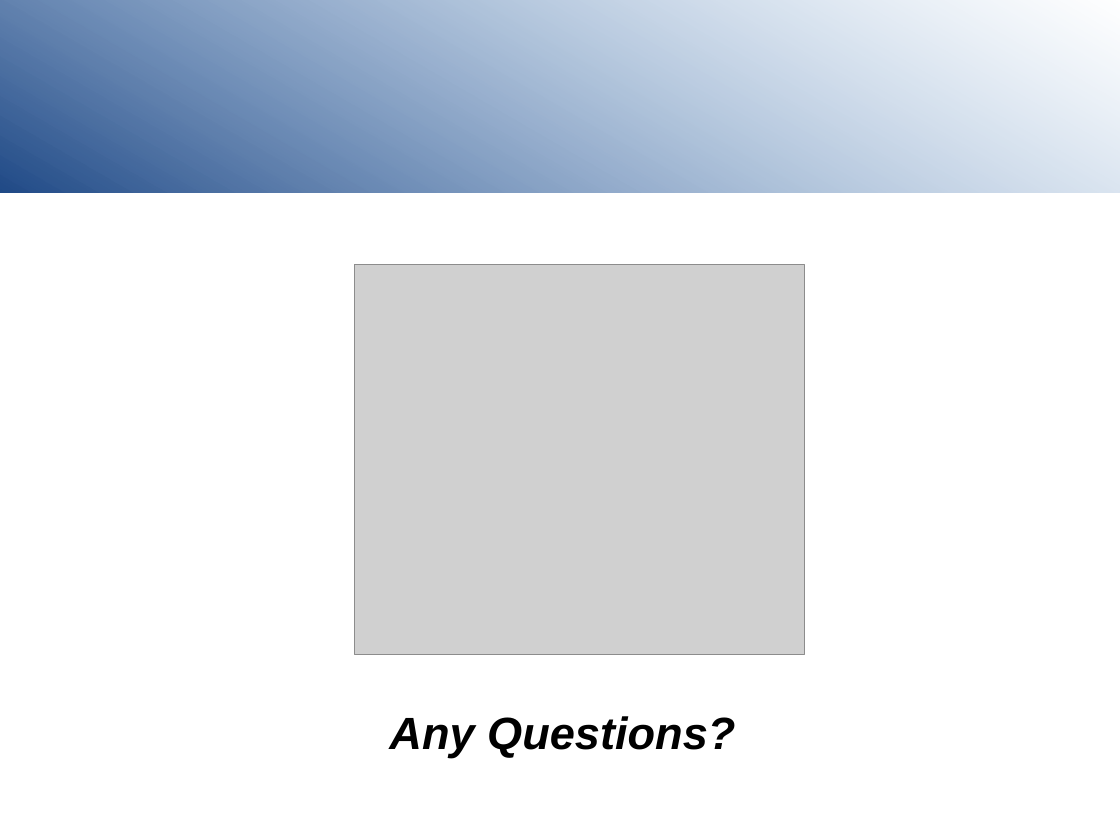
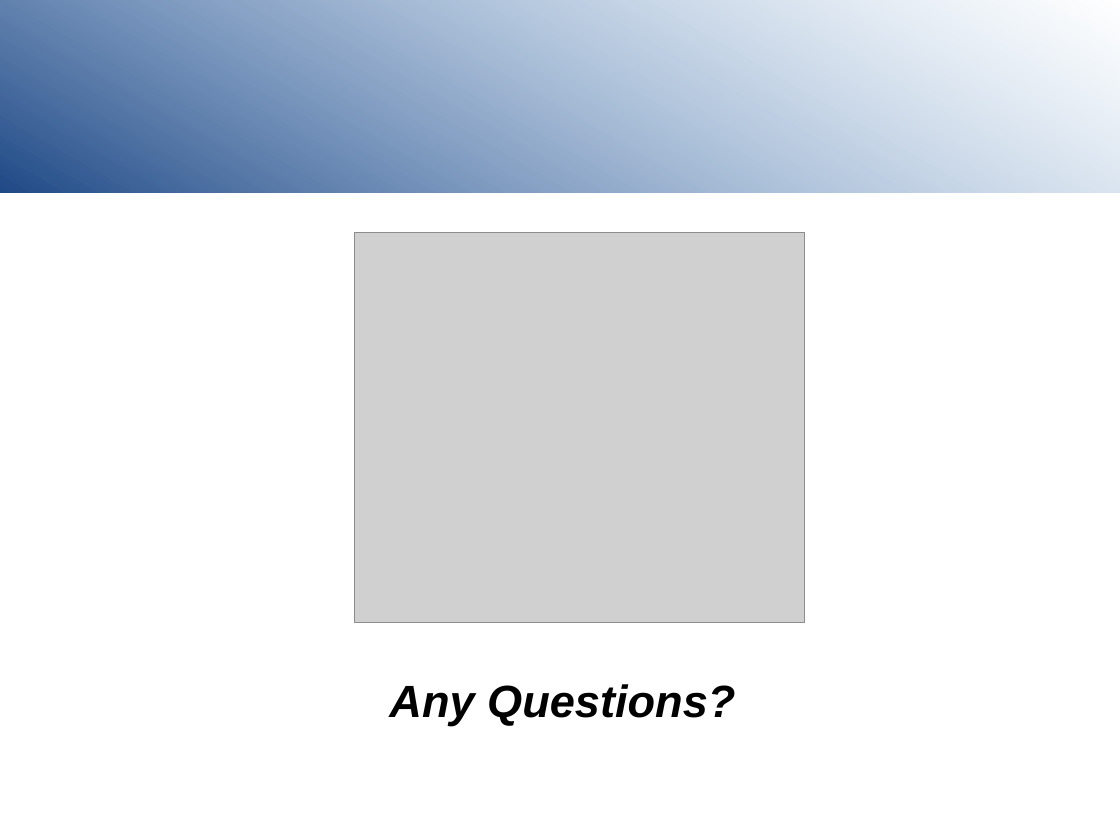
Before and after one commit to joeblankenship1/SDR, a slide deck: slide 15 of SDRclassPresentation.odp (slide 14 before the commit). Drawn at 1120x840 pixels with LibreOffice and Linux fonts; fonts in the diff are those of the drawing; grey boxes stand for pictures; background and template pictures are left out. Boxes give left, top, right and bottom in pixels: in the first picture for what was removed or moved away, otherwise in the second. Text is boxed around its words. In the diff, an @@ line names an element or a change of style, - is before the commit and + after.

```diff
--- a/SDRclassPresentation.odp
+++ b/SDRclassPresentation.odp
@@ picture: place and size @@
-picture at (355,264,804,655)
+picture at (355,233,804,623)
@@ text "Any Questions?": place and size @@
-text "Any Questions?" at (389,716,735,758)
+text "Any Questions?" at (389,684,735,726)
```
Also in this commit, not shown: 5 other slides changed, 1 slide added.
